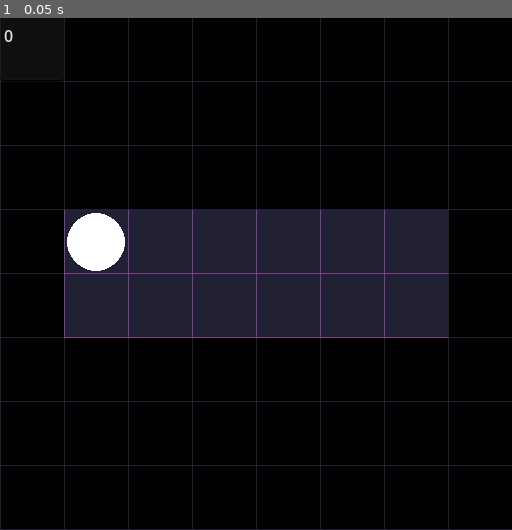
Above: before the commit, frame 1.
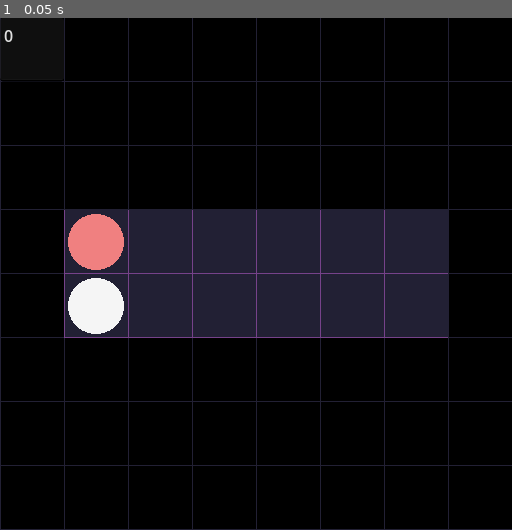
Above: after the commit, the same moment.

Repository: erraticandunplanned/Flow_Ltd
Game: Godot game, scene res://scenes/test_grid.tscn
Same seed, same stepped clock (60 frames per second), same inputs: the game is played once before the commit and once after it.
Inputs:
- Up to frame 1 (0.05 s): no input

The runs differ from the first frame. In frame 1, 1.9% of the frame differs, in the area x 13-25%, y 38-62%.

Commit message:
partial functionality with two nodes

Diff:
--- a/scenes/draw_canvas.gd
+++ b/scenes/draw_canvas.gd
@@ -1,23 +1,37 @@
 extends Node2D
+
+@onready var grid_script = preload("res://scripts/test_grid.gd")
 
 var lines = []
 var circles = []
+var flow_nodes = []
 
 func _process(delta):
 	queue_redraw()
 
 func _draw():
 	for i in lines:
-		draw_line(i[0], i[1], i[2], i[3], false)
+		draw_line(i[0], i[1], i[2], 32, false)
 	for j in circles:
-		draw_circle(j[0], j[1], j[2])
+		draw_circle(j[0], 16, j[1])
+	for k in flow_nodes:
+		draw_circle(k[0], 28, k[1])
+
+func update_flow(d):
+	var flow_dict = d
+	flow_nodes.clear()
+	for k in flow_dict.keys():
+		var array = flow_dict.get(k)
+		var value = array.back()
+		var newflow = [value, k]
+		flow_nodes.append(newflow)
+
+func call_remote_draw(s, e, c):
+	var newline = [s,e,c]
+	var newcircle = [s,c]
+	lines.append(newline)
+	circles.append(newcircle)
 
 func remove_previous():
 	lines.remove_at(lines.size()-1)
 	circles.remove_at(circles.size()-1)
-
-func call_remote_draw(s, e, c, w):
-	var newline = [s,e,c,w]
-	var newcircle = [s,w/2,c]
-	lines.append(newline)
-	circles.append(newcircle)
--- a/scripts/test_grid.gd
+++ b/scripts/test_grid.gd
@@ -15,7 +15,13 @@
 
 var time = 0
 var current_flow_node : Node
-var flow = []
+var current_flow_color : Color
+
+var flow_dict = {
+	Color.WHITE_SMOKE: [],
+	Color.LIGHT_CORAL: [],
+	#Color.MEDIUM_AQUAMARINE: []
+}
 
 # Called when the node enters the scene tree for the first time.
 func _ready():
@@ -34,30 +40,38 @@
 			newtile.name = str(i) + "," + str(j)
 			newtile.global_position = Vector2(i * 64 + 32, j * 64 + 32)
 
-	var neworb = Sprite2D.new()
-	flowcontainer.add_child(neworb)
-	neworb.texture = circle
-	neworb.name = "start"
-	#neworb.modulate.from_ok_hsl(17,73,57,255)
-	neworb.global_position = Vector2(96,224)
-	flow.append(neworb.global_position)
+	var new_flow = Node2D.new()
+	flowcontainer.add_child(new_flow)
+	new_flow.name = "LIGHT_CORAL"
+	new_flow.global_position = Vector2(96,224)
+	flow_dict.get(Color.LIGHT_CORAL).append(new_flow.global_position)
+	canvas.update_flow(flow_dict)
+	#canvas.update_flow(new_flow.global_position, Color.LIGHT_CORAL)
+
+	var new_flow_2 = Node2D.new()
+	flowcontainer.add_child(new_flow_2)
+	new_flow_2.name = "WHITE_SMOKE"
+	new_flow_2.global_position = Vector2(96,288)
+	flow_dict.get(Color.WHITE_SMOKE).append(new_flow_2.global_position)
+	canvas.update_flow(flow_dict)
 
 
 func _process(delta):
-	## REVERSE OF THE FLOW ARRAY. USED LATER ON
-
 
 	## ON MOUSE CLICK, SET NEAREST FLOW NODE TO CURRENT
 	if Input.is_action_just_pressed("left_mouse_click"):
 		for i in flowcontainer.get_children():
 			if get_global_mouse_position().distance_to(i.global_position) < 32:
 				current_flow_node = i
-				current_flow_node.modulate = Color.MEDIUM_PURPLE
+				for j in flow_dict.keys():
+					var key = flow_dict[j]
+					if key.back() == i.global_position:
+						current_flow_color = j
 
 	## ON MOUSE RELEASE, SET CURRENT FLOW NODE TO NULL
 	if Input.is_action_just_released("left_mouse_click"):
-		current_flow_node.modulate = Color.WHITE
 		current_flow_node = null
+		current_flow_color = Color.WHITE
 
 	## SET "CURSOR_SNAP" TO THE NEAREST GRID LOCATION OF MOUSE
 	var mousepos = get_global_mouse_position()
@@ -67,13 +81,13 @@
 
 		## SET "CURSOR_CLOCK" TO ONLY VALID TILES
 		var is_valid = true
-		if flow.has(cursor_snap.global_position):
+		if flow_dict.get(current_flow_color).has(cursor_snap.global_position):
 			var reverse_flow : Array
-			reverse_flow.append_array(flow)
+			reverse_flow.append_array(flow_dict.get(current_flow_color))
 			reverse_flow.reverse()
 			if reverse_flow.size() > 1:
 				if reverse_flow[1] == cursor_snap.global_position:
-					flow.remove_at(flow.size()-1)
+					flow_dict.get(current_flow_color).remove_at(flow_dict.get(current_flow_color).size()-1)
 					canvas.remove_previous()
 					is_valid = true
 				else: is_valid = false
@@ -89,11 +103,13 @@
 
 			## UPDATE FLOW POSITION AND DRAW LINES
 			current_flow_node.global_position = cursor_clock.global_position
-			flow.append(current_flow_node.global_position)
+			flow_dict.get(current_flow_color).append(current_flow_node.global_position)
 			var reverse_flow : Array
-			reverse_flow.append_array(flow)
+			reverse_flow.append_array(flow_dict.get(current_flow_color))
 			reverse_flow.reverse()
-			canvas.call_remote_draw(reverse_flow[1], reverse_flow[0], Color.WHITE, 32.0)
+			canvas.call_remote_draw(reverse_flow[1], reverse_flow[0], current_flow_color)
+			canvas.update_flow(flow_dict)
+			#canvas.update_flow(reverse_flow[0], current_flow_color)
 
 			## ADVANCE CLOCK
 			time += 1
